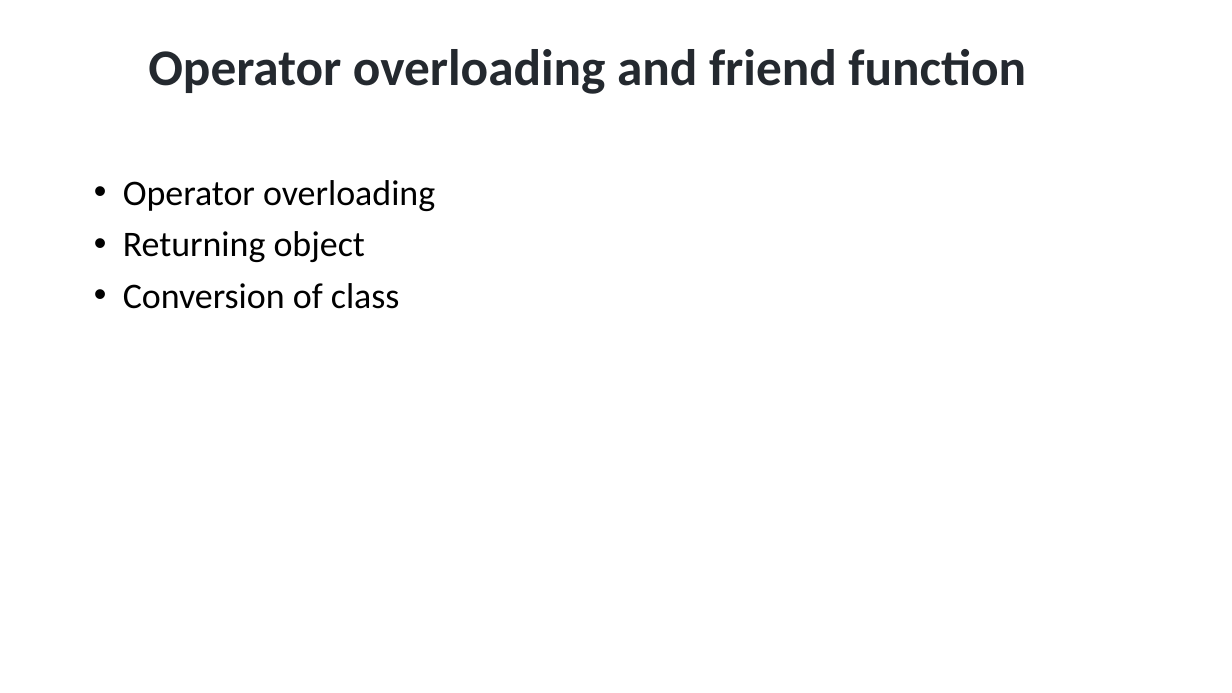
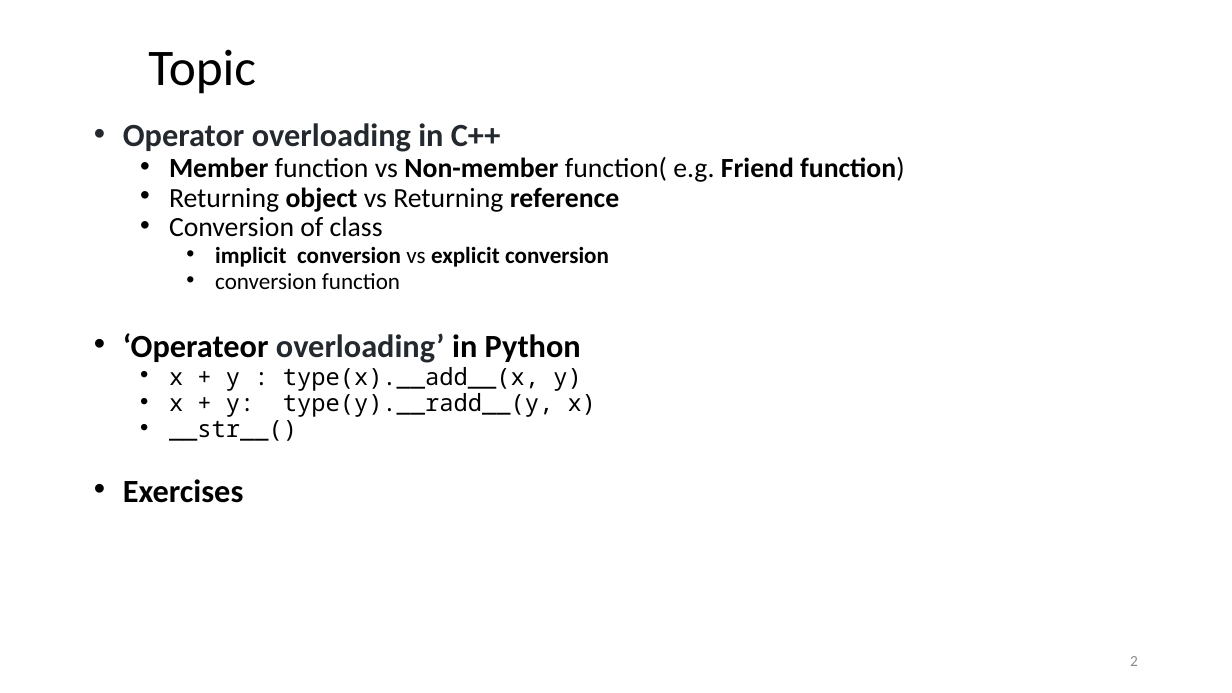
Before and after one commit to ShiqiYu/CPP, a slide deck: slide 2 of week10/Lab10.pptx. Drawn at 1232x693 pixels with LibreOffice and Linux fonts; fonts in the diff are those of the drawing; background and template pictures are left out. Boxes give left, top, right and bottom in pixels: in the first picture for what was removed or moved away, otherwise in the second. Text is boxed around its words. In the diff, an @@ line names an element or a change of style, - is before the commit and + after.

```diff
--- a/week10/Lab10.pptx
+++ b/week10/Lab10.pptx
@@ title at (148,49,256,94): text changed; text colour #24292F to #000000; bold off @@
-Operator overloading and friend function
+Topic
@@ text "Operator overloading in C++": place and size @@
-text "Operator overloading in C++" at (123,180,435,309)
+text "Operator overloading in C++" at (123,123,905,503)
@@ text at (123,123,905,212): text changed; size 28 to 21.6 pt; bold on @@
-• Operator overloading
-• Returning object
+• Operator overloading in C++
+  • Member function vs Non-member function( e.g. Friend function)
+  • Returning object vs Returning reference
@@ text at (169,216,383,237): size 28 to 21.6 pt in "Conversion of class"; list level 1 to 2 in "Conversion of class"; line spacing 0.9 to 0.7 @@
@@ text at (123,246,609,503): paragraphs added @@
+    • implicit conversion vs explicit conversion
+    • conversion function
+• ‘Operateor overloading’ in Python
+  • x + y : type(x).__add__(x, y)
+  • x + y: type(y).__radd__(y, x)
+  • __str__()
+• Exercises
@@ page number added at (1130,656,1138,666), 12 pt, text #8C8C8C @@
+2
```
Also in this commit, not shown: 12 other slides changed, 7 slides added, 5 other files.
